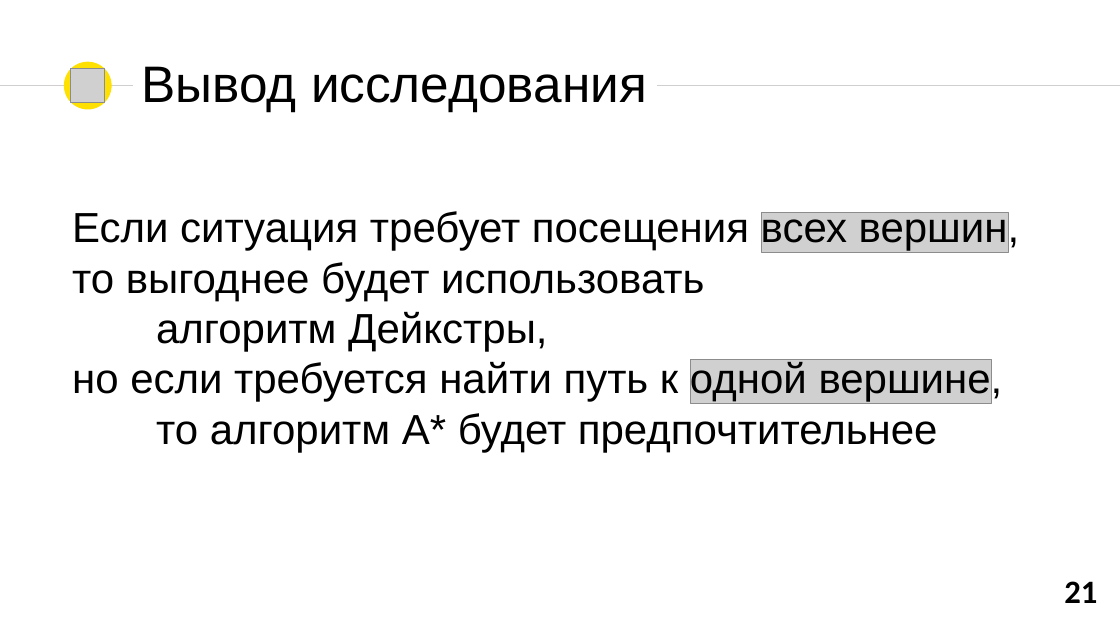
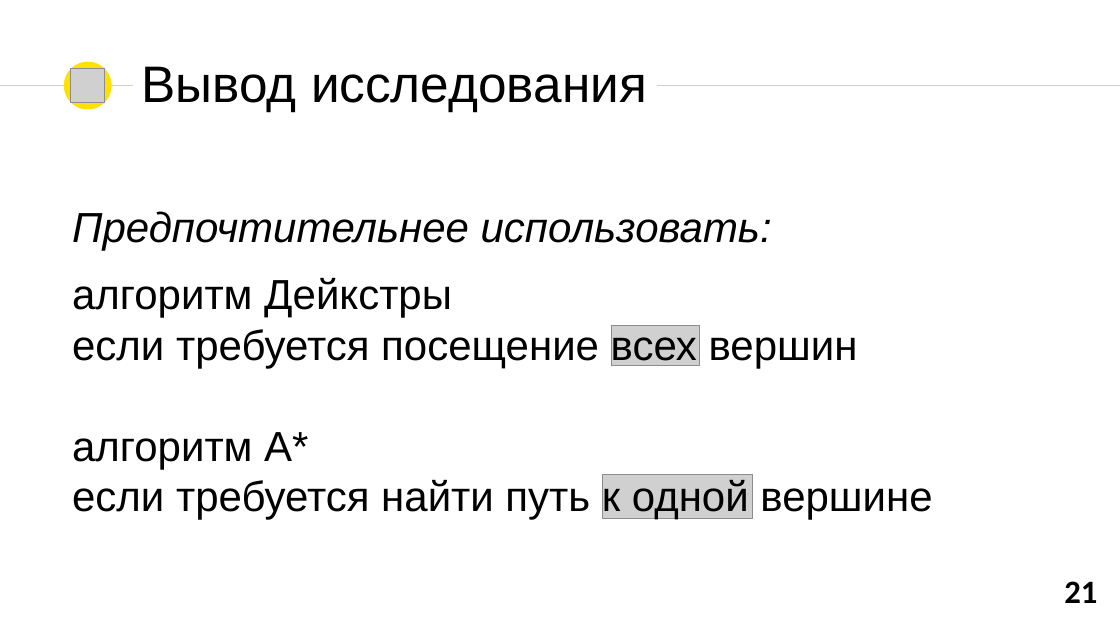
Before and after one commit to donsko1/Algorythm-A-star, a slide deck: slide 21 of Алгоритм А.pptx. Drawn at 1120x630 pixels with LibreOffice and Linux fonts; fonts in the diff are those of the drawing; grey boxes stand for pictures. Boxes give left, top, right and bottom in pixels: in the first picture for what was removed or moved away, otherwise in the second. Text is boxed around its words. In the diff, an @@ line names an element or a change of style, - is before the commit and + after.

Commit message:
update

```diff
--- a/Алгоритм А.pptx
+++ b/Алгоритм А.pptx
@@ text at (72,211,932,519): text changed @@
-Если ситуация требует посещения всех вершин, то выгоднее будет использовать
-алгоритм Дейкстры,
-но если требуется найти путь к одной вершине,
-то алгоритм А* будет предпочтительнее
+Предпочтительнее использовать:
+алгоритм Дейкстры
+если требуется посещение всех вершин
+алгоритм А*
+если требуется найти путь к одной вершине
@@ picture: place and size @@
-picture at (761,212,1008,252)
+picture at (611,325,699,365)
@@ picture: place and size @@
-picture at (691,359,991,403)
+picture at (602,475,753,519)
```
Also in this commit, not shown: 7 other slides changed.
